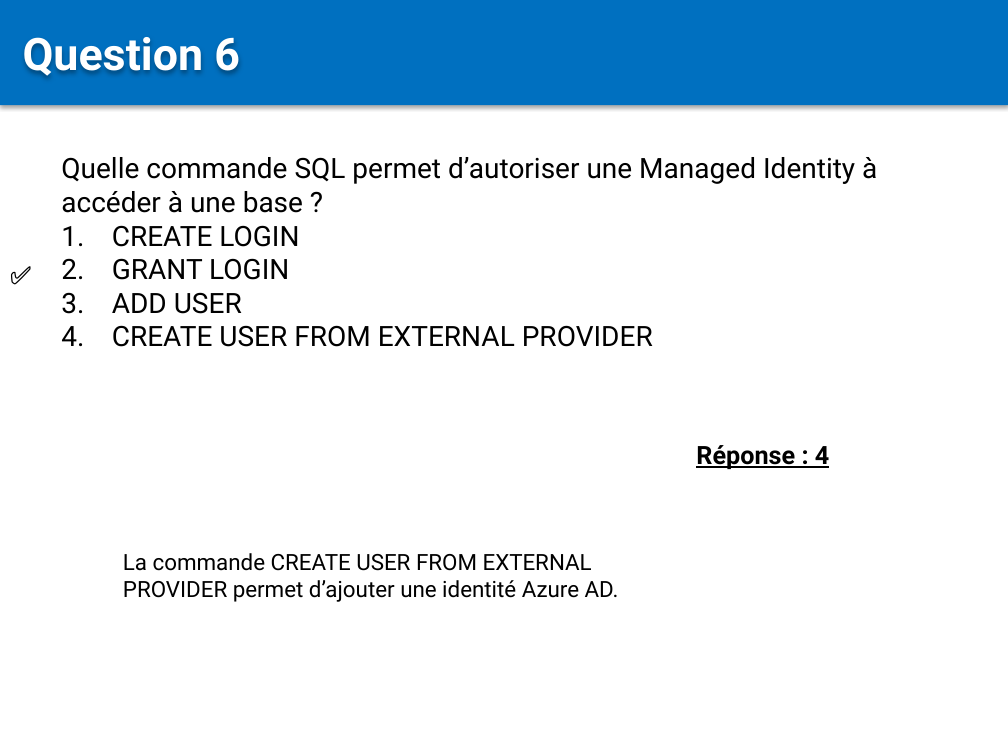
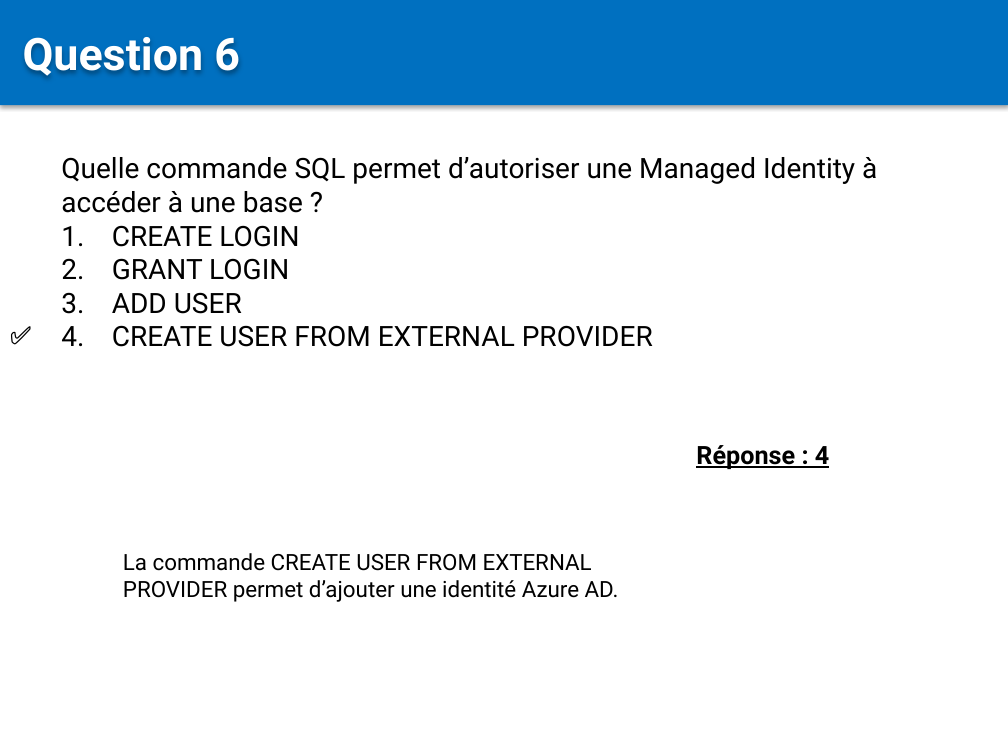
Before and after one commit to Sybaris-Classroom/az-204, a slide deck: slide 139 of Quiz/Quiz.pptx. Drawn at 1008x756 pixels with LibreOffice and Linux fonts; fonts in the diff are those of the drawing. Boxes give left, top, right and bottom in pixels: in the first picture for what was removed or moved away, otherwise in the second. Text is boxed around its words. In the diff, an @@ line names an element or a change of style, - is before the commit and + after.

```diff
--- a/Quiz/Quiz.pptx
+++ b/Quiz/Quiz.pptx
@@ text "✅": place and size @@
-text "✅" at [0, 255, 61, 295]
+text "✅" at [0, 314, 61, 355]
```
Also in this commit, not shown: 1 other slide changed.
